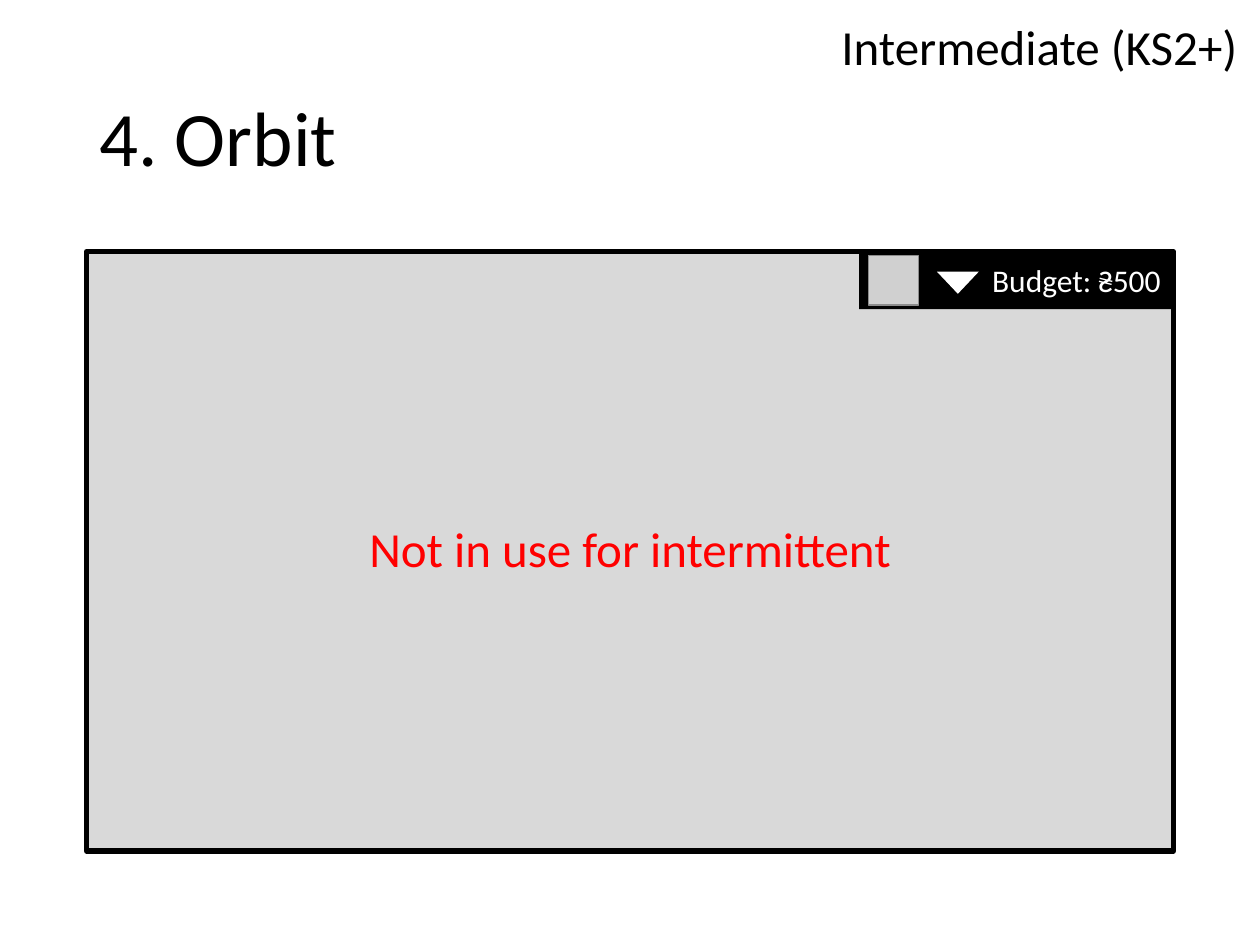
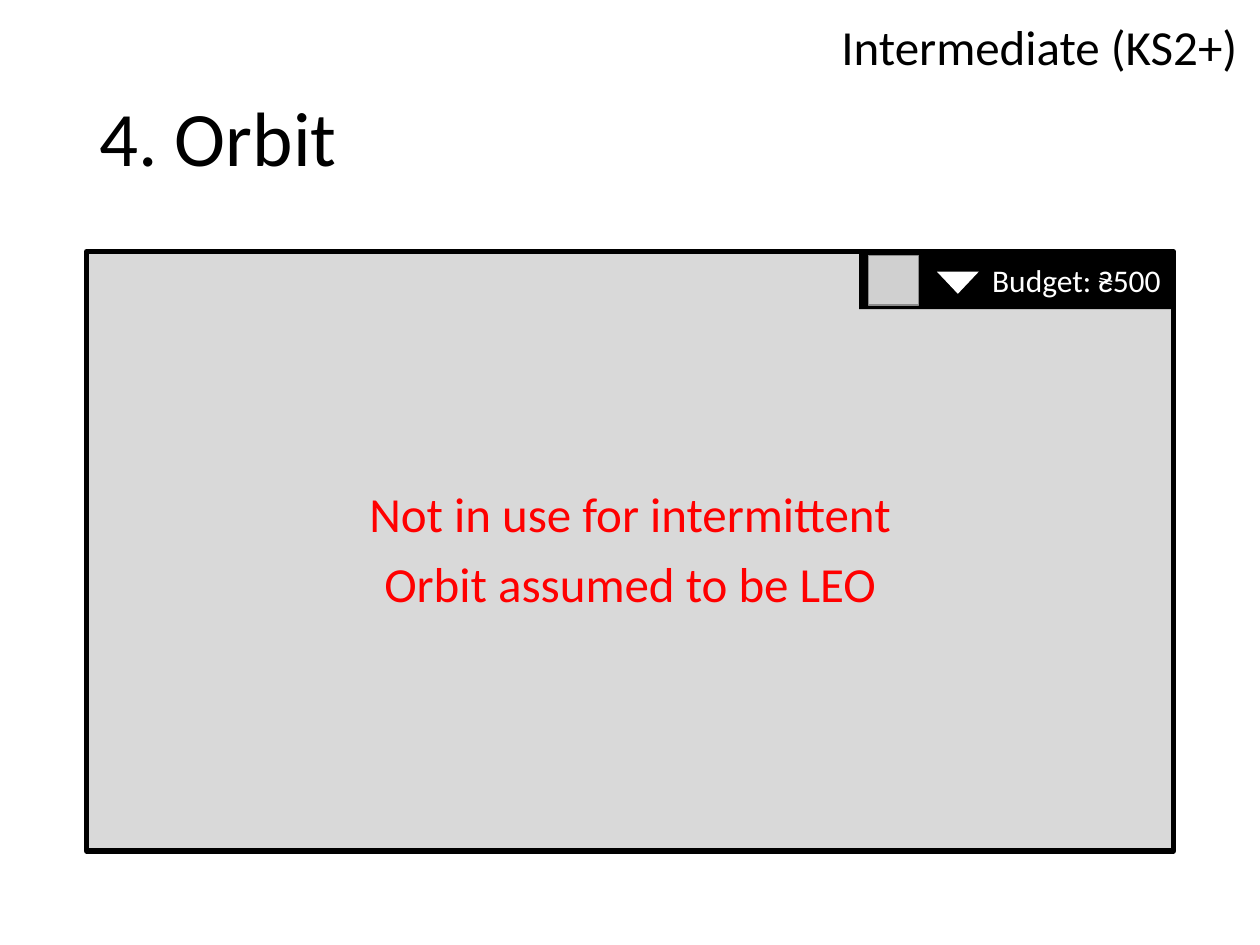
Before and after one commit to chrisnorth/classroom-rocket-scientist, a slide deck: slide 7 of outline_intermediate.pptx. Drawn at 1260x945 pixels with LibreOffice and Linux fonts; fonts in the diff are those of the drawing; grey boxes stand for pictures. Boxes give left, top, right and bottom in pixels: in the first picture for what was removed or moved away, otherwise in the second. Text is boxed around its words. In the diff, an @@ line names an element or a change of style, - is before the commit and + after.

```diff
--- a/outline_intermediate.pptx
+++ b/outline_intermediate.pptx
@@ text at [384,568,876,603]: paragraph added @@
+Orbit assumed to be LEO
```
Also in this commit, not shown: 7 other slides changed, 3 other files.
